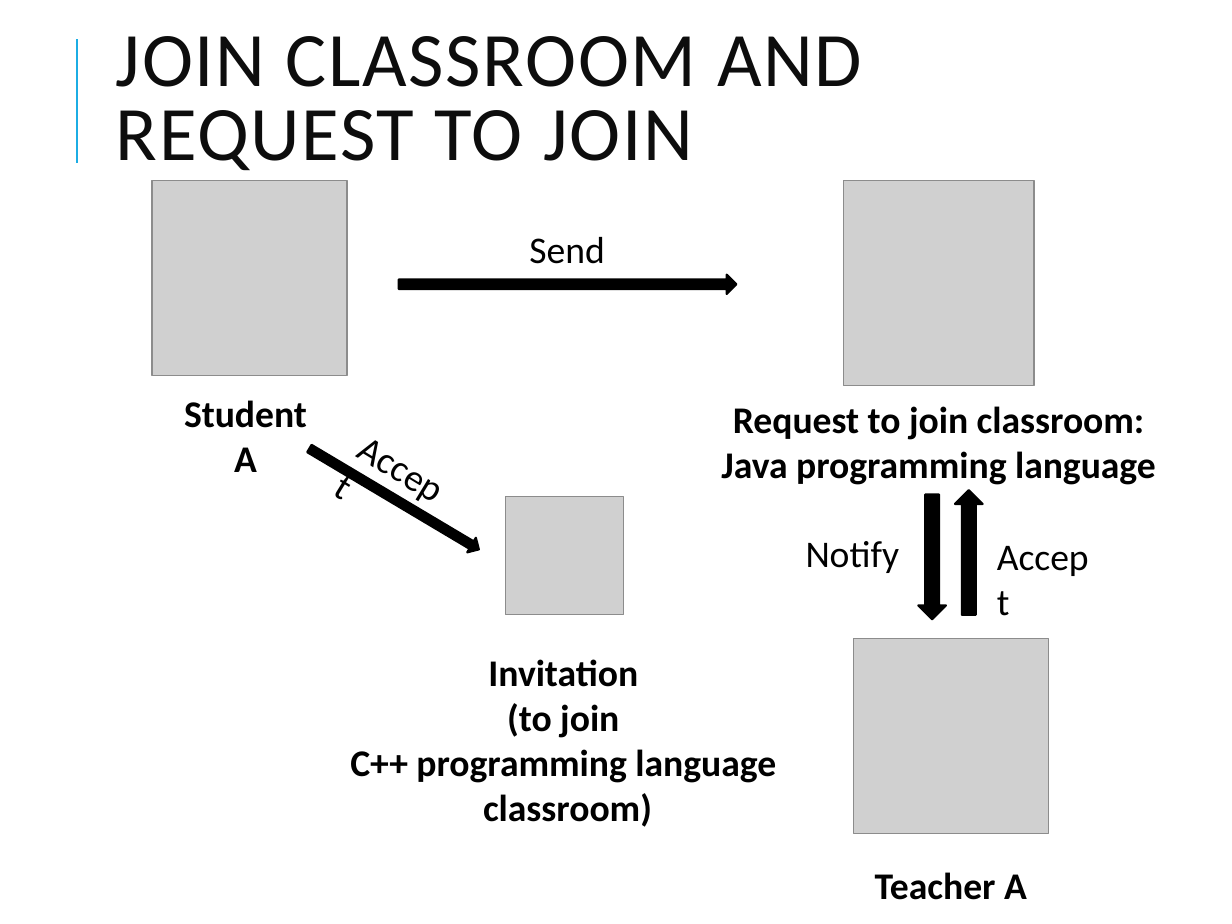
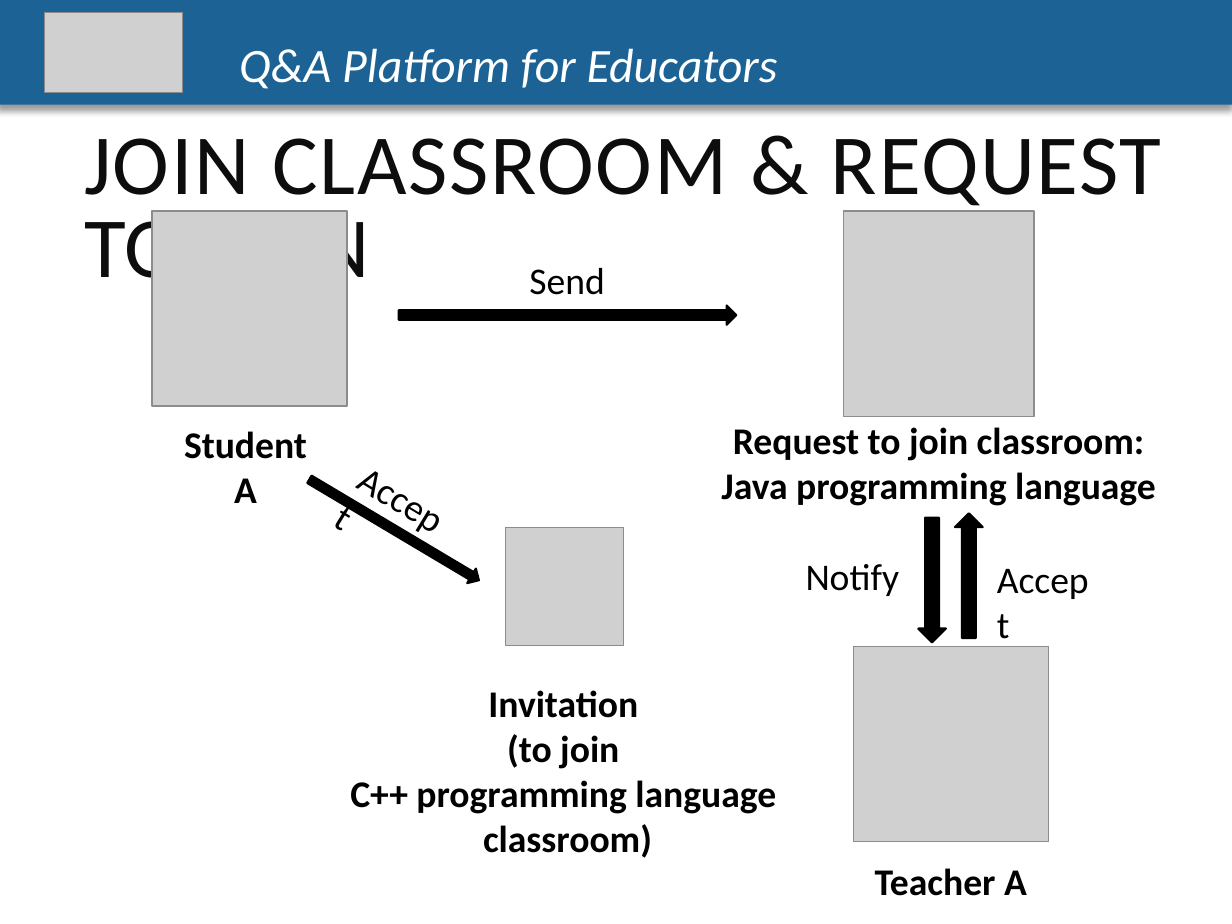
Before and after one commit to CapstoneTeam11/Document, a slide deck: slide 34 of Q-A-PLATFORM-FOR-EDUCATORS-1 (1).pptx (slide 22 before the commit). Drawn at 1232x924 pixels with LibreOffice and Linux fonts; fonts in the diff are those of the drawing; grey boxes stand for pictures. Boxes give left, top, right and bottom in pixels: in the first picture for what was removed or moved away, otherwise in the second. Text is boxed around its words. In the diff, an @@ line names an element or a change of style, - is before the commit and + after.

```diff
--- a/Q-A-PLATFORM-FOR-EDUCATORS-1 (1).pptx
+++ b/Q-A-PLATFORM-FOR-EDUCATORS-1 (1).pptx
@@ rectangle added at bbox=[0, 0, 1232, 105], fill #1D6294, 28 pt, text #FFFFFF, italic @@
+Q&A Platform for Educators
@@ picture added at bbox=[44, 12, 182, 92] @@
@@ line removed from (76, 163) to (76, 39) @@
@@ text "JOIN CLASSROOM & REQUEST TO ..." at bbox=[84, 138, 1162, 297]: vertical alignment middle to top @@
@@ text at bbox=[84, 138, 1162, 297]: text changed; size 45 to 50 pt @@
-JOIN CLASSROOM AND REQUEST TO JOIN
+JOIN CLASSROOM & REQUEST TO JOIN
@@ text "Request to join classroom: Java ...": place and size @@
-text "Request to join classroom: Java ..." at bbox=[721, 406, 1156, 485]
+text "Request to join classroom: Java ..." at bbox=[721, 427, 1156, 506]
@@ 4 texts, 3 pictures, 2 right arrows: place and size @@
-4 texts, 3 pictures, 2 right arrows at bbox=[152, 180, 1035, 827]
+4 texts, 3 pictures, 2 right arrows at bbox=[152, 211, 1035, 858]
@@ 1 text, 1 up arrow, 1 down arrow: place and size @@
-1 text, 1 up arrow, 1 down arrow at bbox=[806, 490, 982, 618]
+1 text, 1 up arrow, 1 down arrow at bbox=[806, 514, 982, 642]
@@ text "Accept": place and size @@
-text "Accept" at bbox=[984, 527, 1111, 585]
+text "Accept" at bbox=[984, 549, 1111, 607]
@@ picture: place and size @@
-picture at bbox=[854, 638, 1048, 833]
+picture at bbox=[854, 647, 1048, 841]
@@ text "Teacher A": place and size @@
-text "Teacher A" at bbox=[875, 872, 1027, 900]
+text "Teacher A" at bbox=[875, 868, 1027, 896]
```
Also in this commit, not shown: 16 other slides changed, 38 slides added, 23 slides removed, 2 other files.
